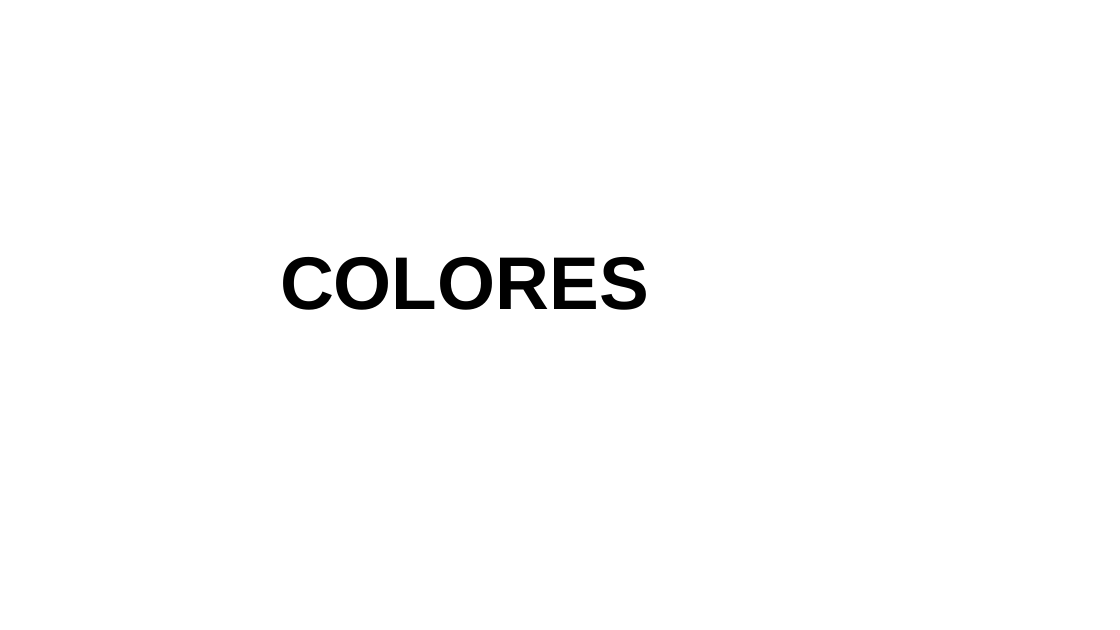
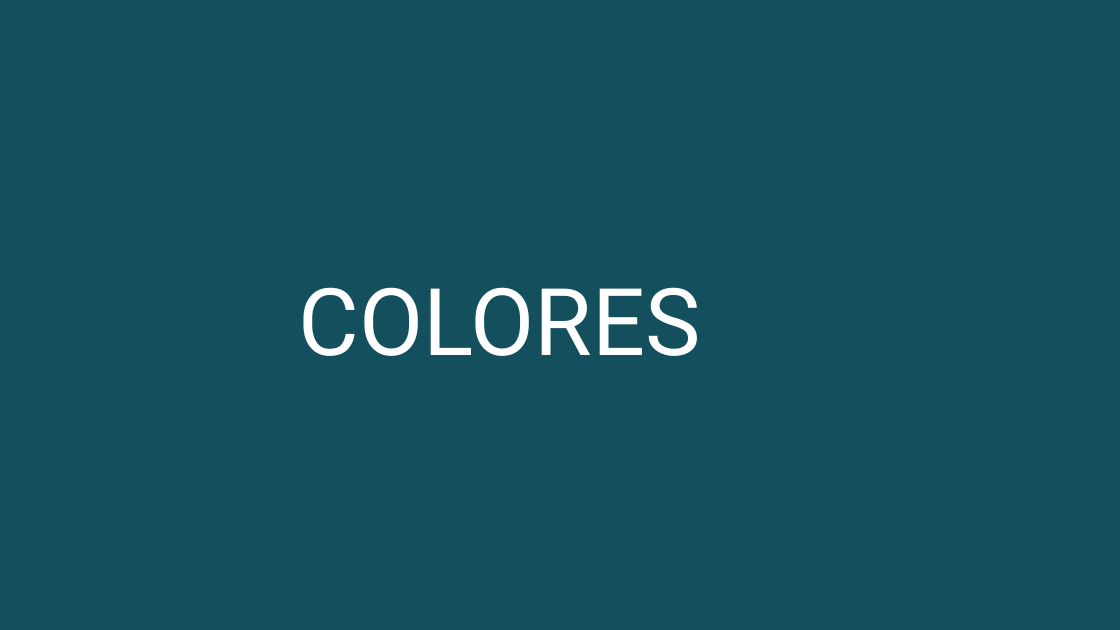
Before and after one commit to KatherineBermudez/Colores-css, a slide deck: slide 1 of Tarea Diseño.pptx. Drawn at 1120x630 pixels with LibreOffice and Linux fonts; fonts in the diff are those of the drawing. Boxes give left, top, right and bottom in pixels: in the first picture for what was removed or moved away, otherwise in the second. Text is boxed around its words. In the diff, an @@ line names an element or a change of style, - is before the commit and + after.

```diff
--- a/Tarea Diseño.pptx
+++ b/Tarea Diseño.pptx
@@ background #FFFFFF to #134F5C @@
@@ title "COLORES": place and size @@
-title "COLORES" at bbox=[280, 257, 649, 310]
+title "COLORES" at bbox=[299, 287, 701, 356]
@@ title "COLORES" at bbox=[299, 287, 701, 356]: size 48 to 60 pt, font Arial to Roboto, text colour #000000 to #FFFFFF, bold off @@
```
Also in this commit, not shown: 6 other slides changed, 7 slides added.
